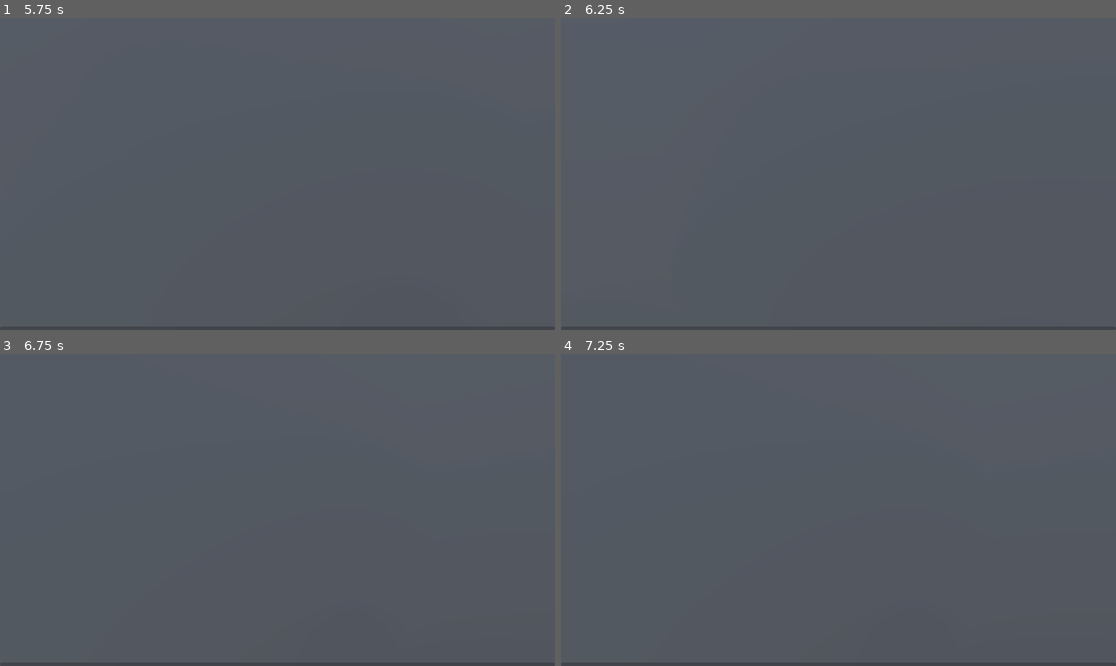
Above: before the commit, frames 1-4 (two rows, left to right).
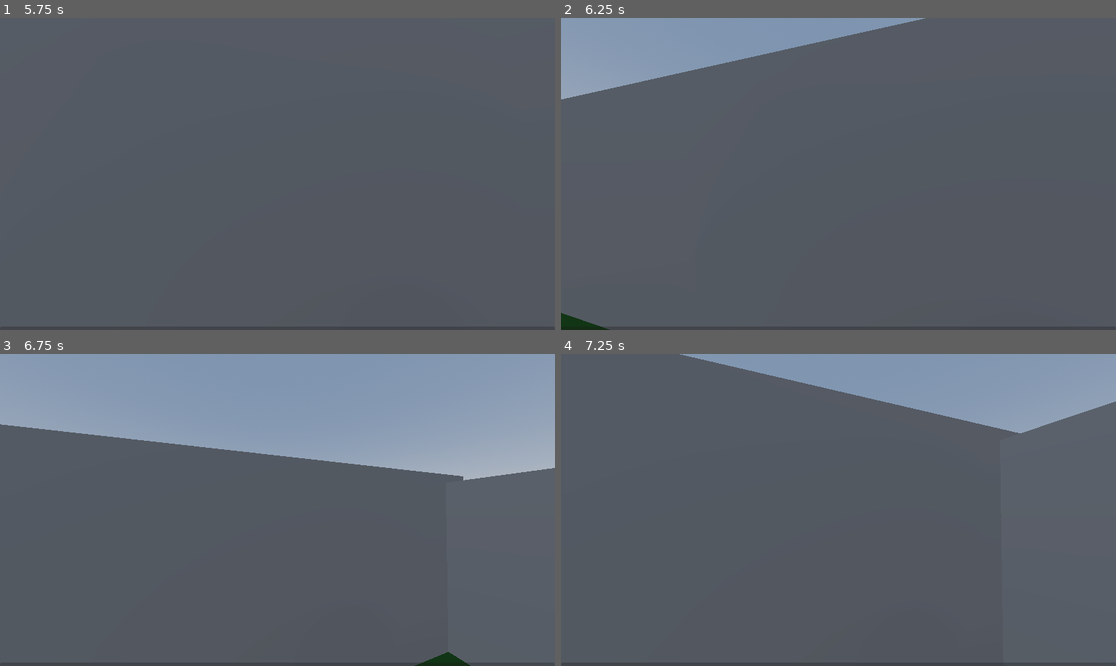
Above: after the commit, the same moments.

Repository: MaxDC503/Gadot-Project
Game: Godot game, scene res://world.tscn
Same seed, same stepped clock (60 frames per second), same inputs: the game is played once before the commit and once after it.
Inputs (mouse positions are in pixels of both pictures, inside the frame that each line leads up to):
- Up to frame 1 (5.75 s): move the mouse to (305, 174) at 0.52 s; hold Shift (sprint) 0.53-1.28 s; hold W (up) from 0.53 s (still down); tap Space (jump) at 0.77, 0.8, 1.07, 1.35, 1.52, 1.82, 2.3, 3.02, 3.32, 3.5, 4.52, 4.82, 5.3 s; move the mouse to (249, 174) at 1.27 s; tap Shift (sprint) at 1.55, 2.85, 4.35 s; move the mouse to (288, 167) at 2.02 s; hold Shift (sprint) 2.03-2.78 s; tap Enter at 2.75, 5 s; move the mouse to (271, 180) at 2.77 s; move the mouse to (316, 177) at 3.52 s; hold Space (jump) 3.53-4.28 s; move the mouse to (233, 170) at 4.27 s; move the mouse to (283, 174) at 5.02 s; hold Shift (sprint) from 5.03 s (still down)
- Up to frame 2 (6.25 s): tap Space (jump) at 5.75, 5.85, 6.02 s; move the mouse to (816, 167) at 5.77 s; release W (up) at 5.78 s; release Shift (sprint) at 5.78 s; hold D (right) from 5.78 s (still down); tap Shift (sprint) at 6.05 s
- Up to frame 3 (6.75 s): tap Space (jump) at 6.32 s; move the mouse to (305, 510) at 6.52 s; release D (right) at 6.53 s; hold W (up) from 6.53 s (still down); hold Shift (sprint) from 6.53 s (still down)
- Up to frame 4 (7.25 s): keep holding W (up); keep holding Shift (sprint); tap Space (jump) at 6.77, 6.8, 7.07 s

Frame 1 is identical in both runs. In frame 2, 8.9% of the frame differs, in the area x 0-66%, y 0-100%; in frame 3, 32%, in the area x 0-100%, y 0-100%; in frame 4, 11%.

Commit message:
Functional wall running added

Diff:
--- a/character_body_3d.gd
+++ b/character_body_3d.gd
@@ -17,6 +17,10 @@
 
 # wall run variables
 const MIN_WALL_RUN_VELOCITY = 2.0
+const WALL_RUN_STOP_FORCE = 0.5
+var isWallRunning = false
+var currentWallNormal
+var lastWallNormal
 
 # camera variables
 const MAX_LOOK_ANGLE = 90
@@ -49,7 +53,7 @@
 		velocity.y -= GRAVITY * delta
 
 	# Handle sprint.
-	if Input.is_action_pressed("sprint"):
+	if Input.is_action_pressed("sprint") and not isWallRunning:
 		speed = SPRINT_SPEED
 	else:
 		speed = WALK_SPEED
@@ -58,19 +62,22 @@
 	# As good practice, you should replace UI actions with custom gameplay actions.
 	var input_dir := Input.get_vector("left", "right", "up", "down")
 	var direction = (head.transform.basis * Vector3(input_dir.x, 0, input_dir.y)).normalized()
-	if is_on_floor():
+	if is_on_floor() and not isWallRunning:
 		if direction:
 			velocity.x = direction.x * speed
 			velocity.z = direction.z * speed
 		else:
 			velocity.x = lerp(velocity.x, direction.x * speed, delta * GROUND_STOP_FORCE)
 			velocity.z = lerp(velocity.z, direction.z * speed, delta * GROUND_STOP_FORCE)
+	elif isWallRunning:
+		velocity.x = lerp(velocity.x, direction.x * speed, delta * WALL_RUN_STOP_FORCE)
+		velocity.z = lerp(velocity.z, direction.z * speed, delta * WALL_RUN_STOP_FORCE)
 	else:
 		velocity.x = lerp(velocity.x, direction.x * speed, delta * AIR_STOP_FORCE)
 		velocity.z = lerp(velocity.z, direction.z * speed, delta * AIR_STOP_FORCE)
 
 	# Handle jump.
-	if Input.is_action_pressed("jump"): #and is_on_floor():
+	if Input.is_action_pressed("jump"):
 		if jumpMult <= MAX_JUMP_MULT:
 			jumpMult = lerp(jumpMult, MAX_JUMP_MULT, JUMP_MULT_SCALAR)
 			jumpChargeBar.max_value = MAX_JUMP_MULT
@@ -81,16 +88,37 @@
 			velocity.y += JUMP_VELOCITY * jumpMult
 			velocity.x += direction.x * jumpMult * JUMP_MULT_HORIZONTAL
 			velocity.z += direction.z * jumpMult * JUMP_MULT_HORIZONTAL
+		elif isWallRunning:
+			velocity.y += JUMP_VELOCITY * jumpMult
+			velocity.x += direction.x * jumpMult * JUMP_MULT_HORIZONTAL + get_wall_normal().x * 10
+			velocity.z += direction.z * jumpMult * JUMP_MULT_HORIZONTAL + get_wall_normal().z * 10
+
 		jumpMult = 1.0
 		jumpChargeBar.value = jumpMult
 
 	# Handle Wallrun.
+	var zVec = Vector3(0, 0, 1)
+	var horizontalSpeed = Vector3(velocity.x, 0, velocity.z).length()
 
-	if is_on_wall_only():
-		print(get_wall_normal())
-		print("wallrunning")
+	if is_on_floor():
+		lastWallNormal = null
+		currentWallNormal = null
+	elif not isWallRunning:
+		lastWallNormal = currentWallNormal
 
-	t_bob += delta * velocity.length() * float(is_on_floor())
+	if is_on_wall_only() and not lastWallNormal == get_wall_normal() and horizontalSpeed > WALK_SPEED + 0.5:
+		isWallRunning = true
+		currentWallNormal = get_wall_normal()
+		if velocity.y > 0.0:
+			velocity.y = lerp(velocity.y, 0.0, 0.01)
+		else:
+			velocity.y = 0.0
+	else:
+		isWallRunning = false
+
+
+
+	t_bob += delta * velocity.length() * float(is_on_floor() or isWallRunning)
 	camera.transform.origin = _headbob(t_bob)
 
 	# FOV
--- a/project.godot
+++ b/project.godot
@@ -14,10 +14,6 @@
 run/main_scene="res://world.tscn"
 config/features=PackedStringArray("4.3", "Forward Plus")
 config/icon="res://icon.svg"
-
-[debug]
-
-settings/stdout/print_fps=true
 
 [input]
 
